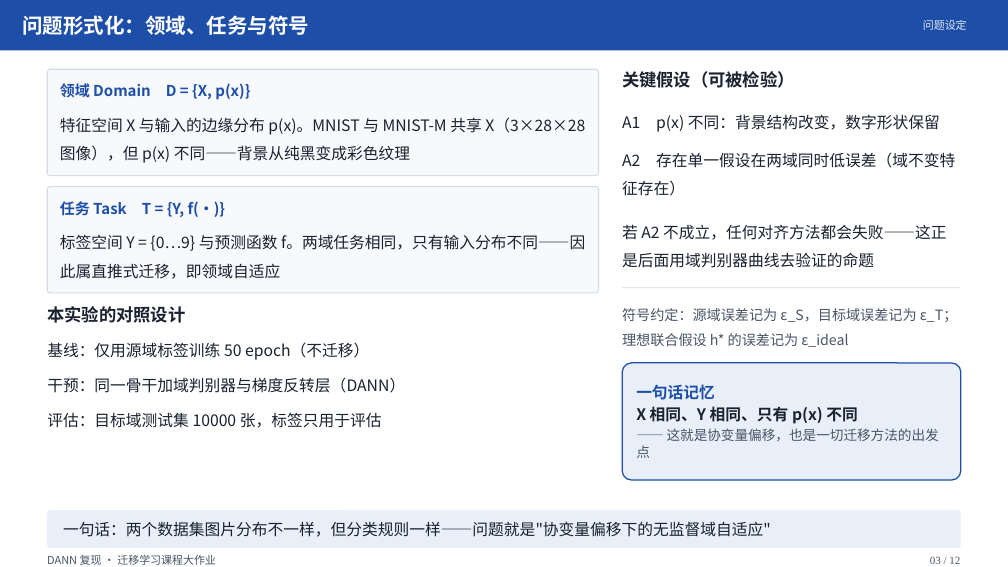
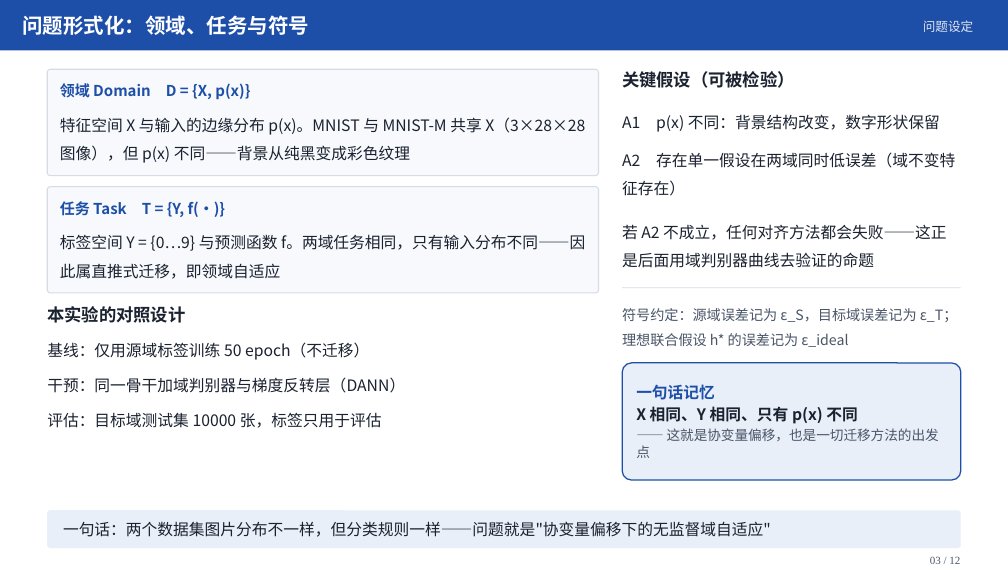
Before and after one commit to IsukaShinji/2026-fall-transfer-learning, a slide deck: slide 3 of 个人展示/汇报/DANN域自适应汇报/DANN域自适应汇报.pptx. Drawn at 1008x567 pixels with LibreOffice and Linux fonts; fonts in the diff are those of the drawing. Boxes give left, top, right and bottom in pixels: in the first picture for what was removed or moved away, otherwise in the second. Text is boxed around its words. In the diff, an @@ line names an element or a change of style, - is before the commit and + after.

```diff
--- a/个人展示/汇报/DANN域自适应汇报/DANN域自适应汇报.pptx
+++ b/个人展示/汇报/DANN域自适应汇报/DANN域自适应汇报.pptx
@@ text "问题设定" at (x1=923, y1=20, x2=973, y2=32): size 10.5 to 12 pt @@
@@ text removed at (x1=47, y1=555, x2=216, y2=565) @@
-DANN 复现 · 迁移学习课程大作业
```
Also in this commit, not shown: 10 other slides changed, 5 other files.
